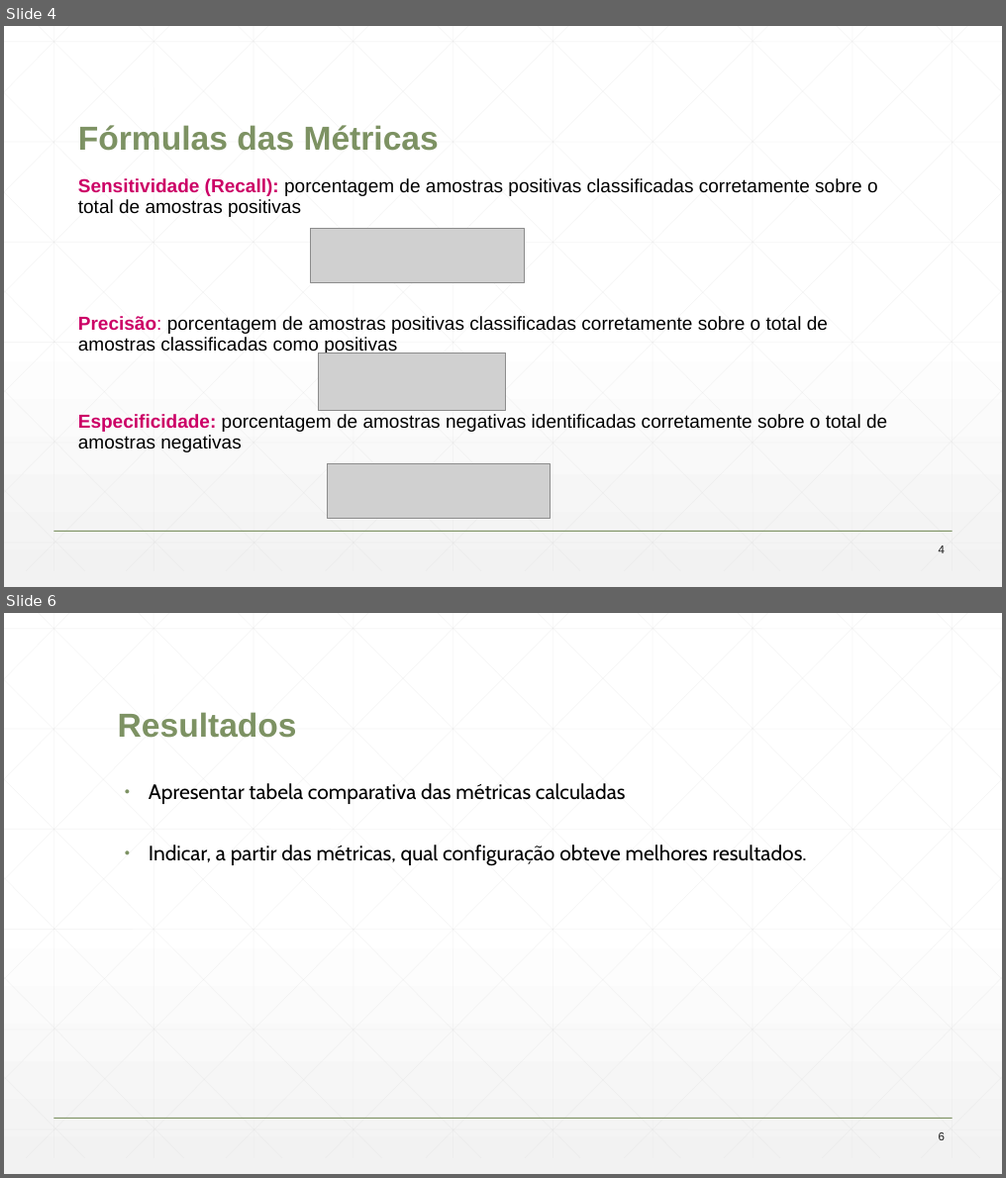
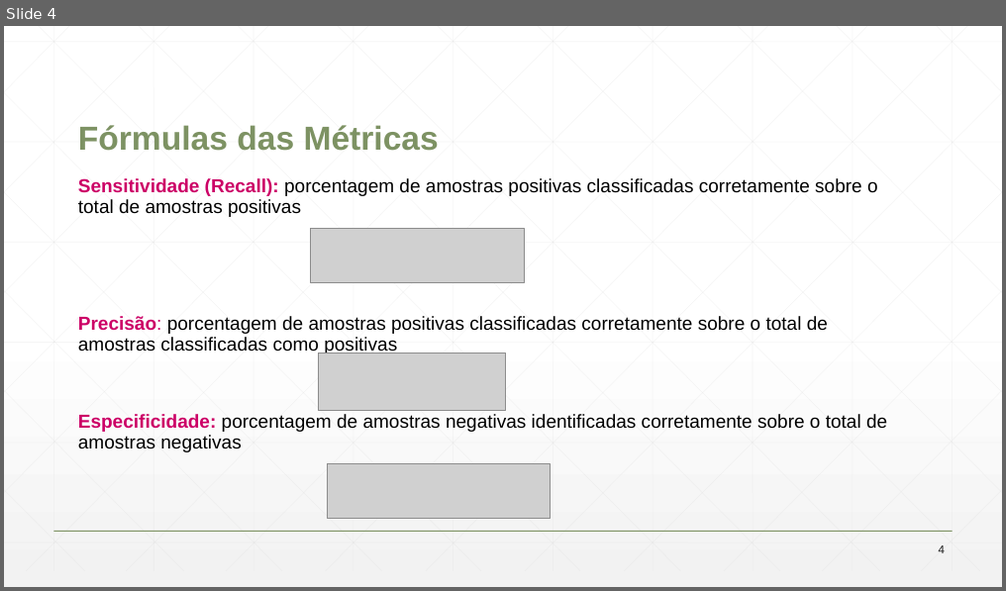
Before and after one commit to henrylrech/nba, a slide deck: Projeto_RNA_MLP_Modelo_de_Relatório.odp. Shown one above the other, each under a label of ours: slides 4 and 6 before the commit, slide 4 after it; the slides between them are not shown. The pictures are 1006x1178 and 1006x591 pixels, drawn with LibreOffice and Linux fonts; fonts in the diff are those of the drawing; grey boxes stand for pictures; background and template pictures are left out. Boxes give left, top, right and bottom in pixels: in the first picture for what was removed or moved away, otherwise in the second. Text is boxed around its words. In the diff, an @@ line names an element or a change of style, - is before the commit and + after.

```diff
--- a/Projeto_RNA_MLP_Modelo_de_Relatório.odp
+++ b/Projeto_RNA_MLP_Modelo_de_Relatório.odp
@@ slide 6 removed at (4,613,1002,1174), background gradient #FFFFFF to #F2F2F2; not listed: 47 template elements that a slide beside it also shows @@
@@ title removed at (118,712,297,738) @@
-Resultados
@@ text removed at (149,783,807,866) @@
-● Apresentar tabela comparativa das métricas calculadas
-● Indicar, a partir das métricas, qual configuração obteve melhores resultados.
@@ page number removed at (939,1133,944,1141) @@
-6
```
Also in this commit, not shown: 2 slides changed, 5 slides added, 2 other slides removed, 4 other files.
